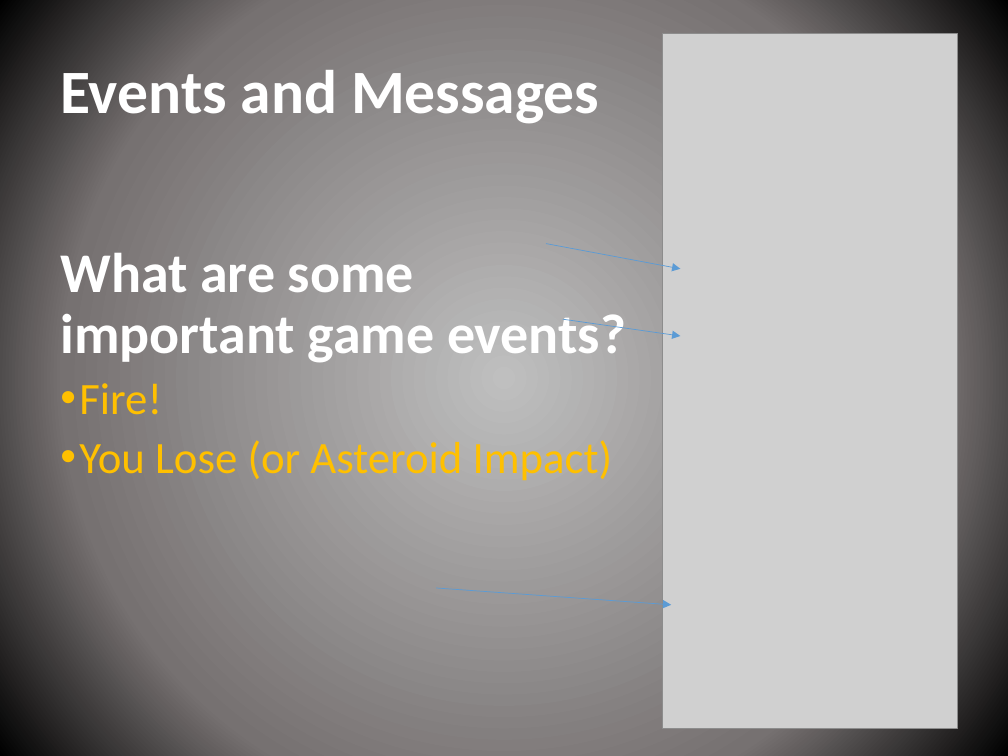
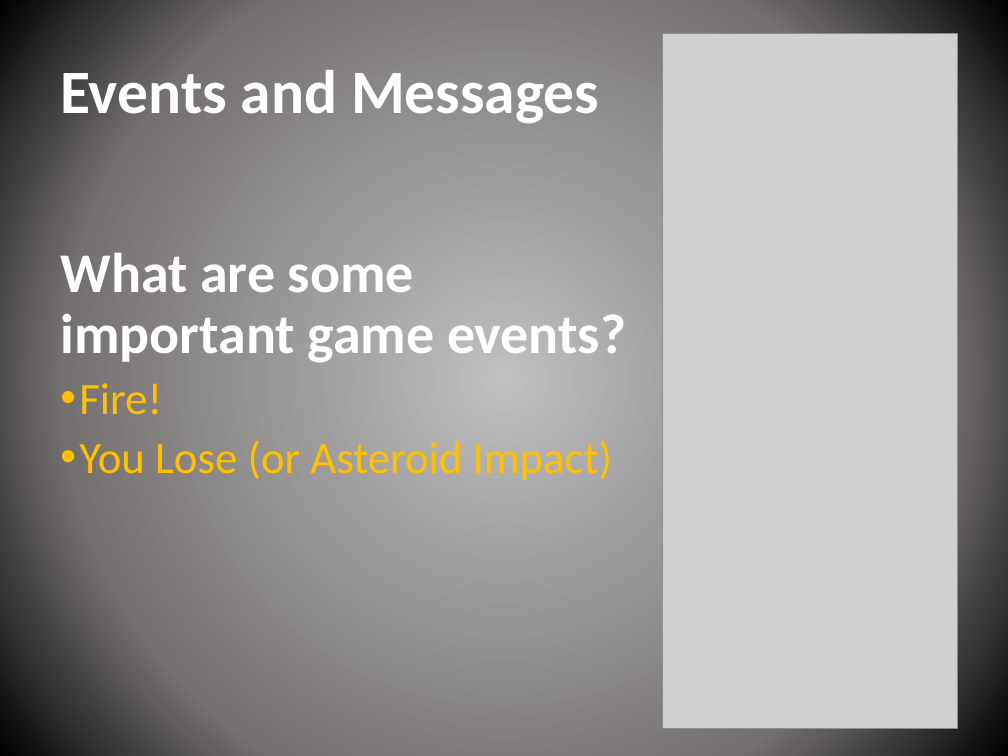
Before and after one commit to CoderDojoSV/scratch-series, a slide deck: slide 5 of week-3/Beyond Scratch Basics week3.pptx. Drawn at 1008x756 pixels with LibreOffice and Linux fonts; fonts in the diff are those of the drawing; grey boxes stand for pictures. Boxes give left, top, right and bottom in pixels: in the first picture for what was removed or moved away, otherwise in the second. Text is boxed around its words. In the diff, an @@ line names an element or a change of style, - is before the commit and + after.

Commit message:
final presentation

```diff
--- a/week-3/Beyond Scratch Basics week3.pptx
+++ b/week-3/Beyond Scratch Basics week3.pptx
@@ arrow removed from (546, 244) to (680, 269) @@
@@ arrow removed from (562, 320) to (680, 336) @@
@@ arrow removed from (436, 588) to (671, 605) @@
```
